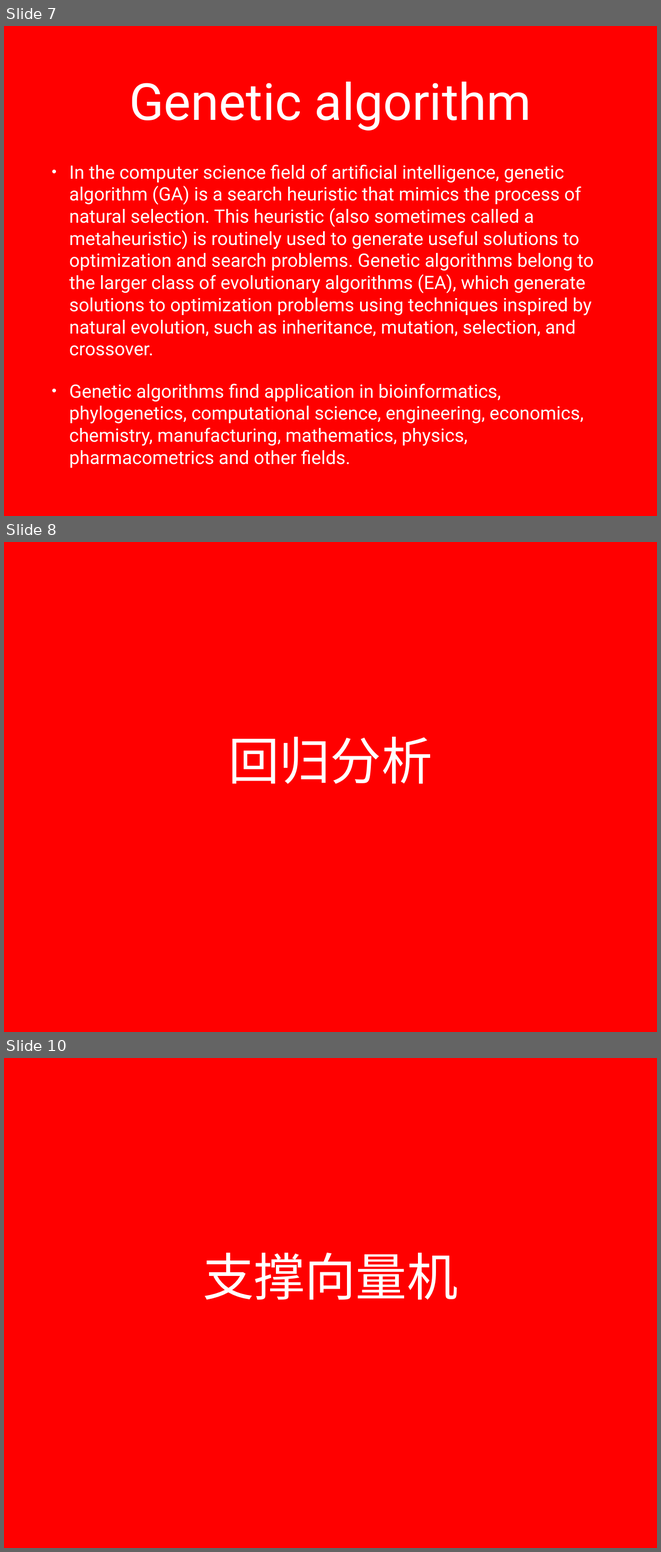
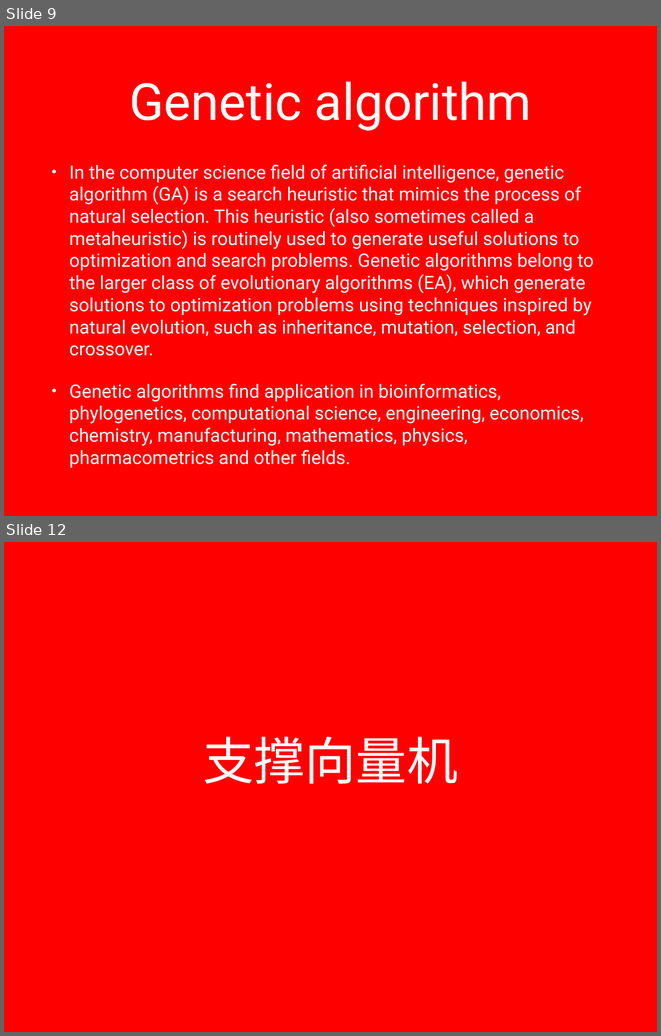
Before and after one commit to lizhanhui/ml, a slide deck: doc/presentation.pptx. Shown one above the other, each under a label of ours: slides 7, 8 and 10 before the commit, slides 9 and 12 after it; the slides between them are not shown. The pictures are 661x1552 and 661x1036 pixels, drawn with LibreOffice and Linux fonts; fonts in the diff are those of the drawing; background and template pictures are left out. Boxes give left, top, right and bottom in pixels: in the first picture for what was removed or moved away, otherwise in the second. Text is boxed around its words. In the diff, an @@ line names an element or a change of style, - is before the commit and + after.

```diff
--- a/doc/presentation.pptx
+++ b/doc/presentation.pptx
@@ slide 8 removed at [4, 542, 657, 1032], background picture (left out) @@
@@ title removed at [228, 737, 432, 784] @@
-回归分析
@@ what was slide 7 is now slide 9 @@
@@ what was slide 10 is now slide 12 @@
```
Also in this commit, not shown: 3 slides added.
